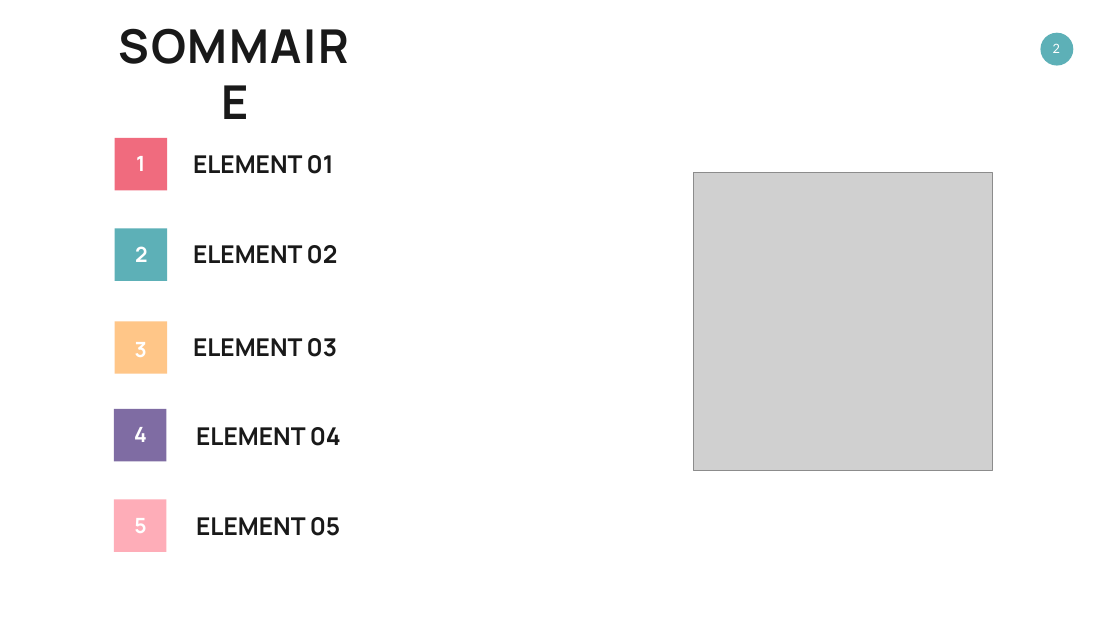
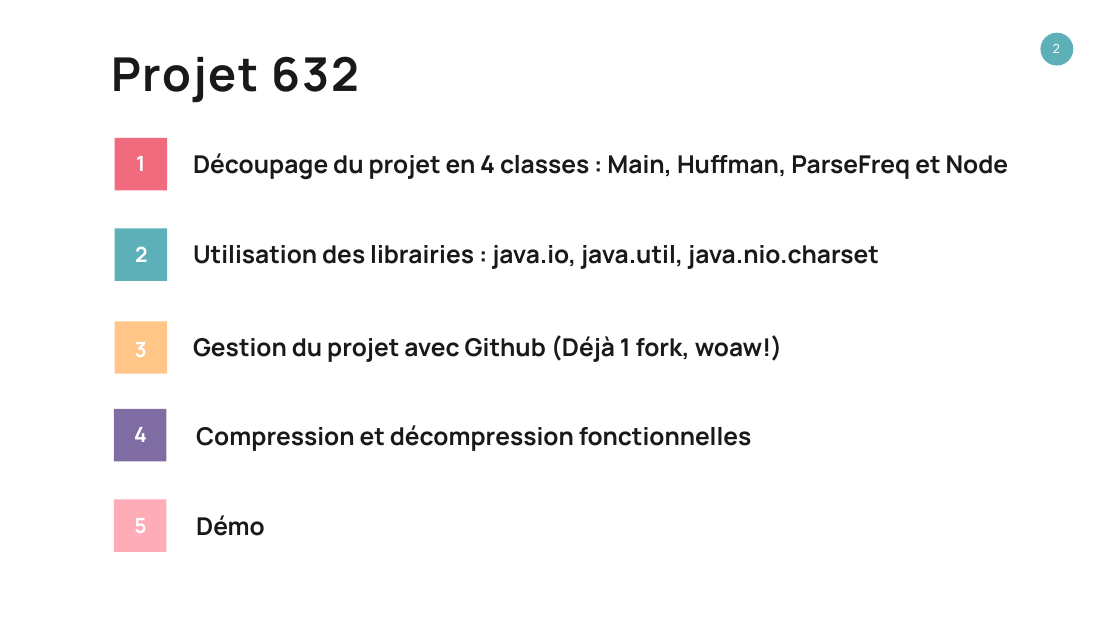
Before and after one commit to MaxencePRSZ/proj2_PROJ631, a slide deck: slide 2 of Présentation - Powerpoint.pptx. Drawn at 1120x630 pixels with LibreOffice and Linux fonts; fonts in the diff are those of the drawing; grey boxes stand for pictures. Boxes give left, top, right and bottom in pixels: in the first picture for what was removed or moved away, otherwise in the second. Text is boxed around its words. In the diff, an @@ line names an element or a change of style, - is before the commit and + after.

Commit message:
2e slide de la présentation

```diff
--- a/Présentation - Powerpoint.pptx
+++ b/Présentation - Powerpoint.pptx
@@ text at bbox=[111, 56, 358, 103]: text changed @@
-SOMMAIRE
+Projet 632
@@ text removed at bbox=[193, 155, 334, 174] @@
-ELEMENT 01
@@ text added at bbox=[193, 153, 1009, 179], 42 pt, text #191919, bold @@
+Découpage du projet en 4 classes : Main, Huffman, ParseFreq et Node
@@ picture removed at bbox=[693, 172, 992, 471] @@
@@ text at bbox=[193, 245, 879, 269]: text changed @@
-ELEMENT 02
+Utilisation des librairies : java.io, java.util, java.nio.charset
@@ text at bbox=[193, 335, 783, 362]: text changed @@
-ELEMENT 03
+Gestion du projet avec Github (Déjà 1 fork, woaw!)
@@ text at bbox=[196, 425, 752, 451]: text changed @@
-ELEMENT 04
+Compression et décompression fonctionnelles
@@ text at bbox=[196, 515, 265, 536]: text changed @@
-ELEMENT 05
+Démo
```
Also in this commit, not shown: 1 other slide changed.
